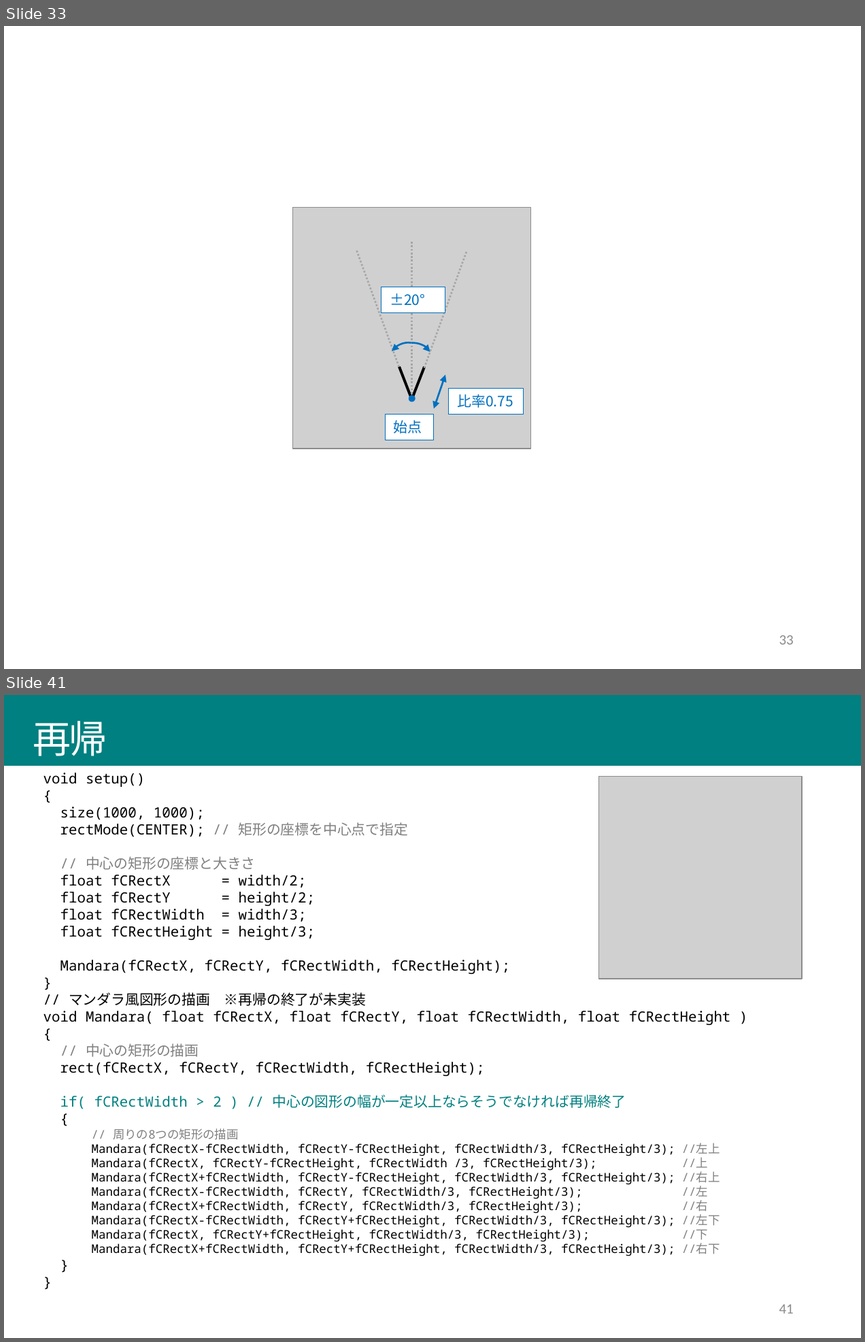
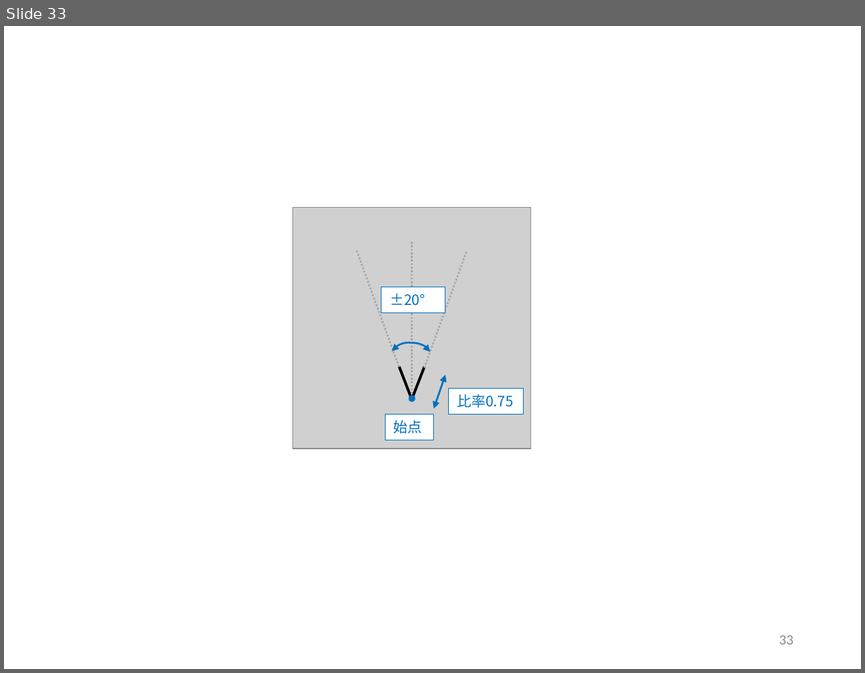
Before and after one commit to afukushimagit/afukushimagit.github.io, a slide deck: images/recursive/図素材.pptx. Shown one above the other, each under a label of ours: slides 33 and 41 before the commit, slide 33 after it; the slides between them are not shown. The pictures are 865x1342 and 865x673 pixels, drawn with LibreOffice and Linux fonts; fonts in the diff are those of the drawing; grey boxes stand for pictures. Boxes give left, top, right and bottom in pixels: in the first picture for what was removed or moved away, otherwise in the second. Text is boxed around its words. In the diff, an @@ line names an element or a change of style, - is before the commit and + after.

```diff
--- a/images/recursive/図素材.pptx
+++ b/images/recursive/図素材.pptx
@@ slide 41 removed at bbox=[4, 695, 861, 1338], background #FFFFFF @@
@@ title removed at bbox=[4, 695, 861, 765] @@
-再帰
@@ text removed at bbox=[43, 773, 731, 1256] @@
-  void setup()
-  {
-  size(1000, 1000);
-  rectMode(CENTER); // 矩形の座標を中心点で指定
-  // 中心の矩形の座標と大きさ
-  float fCRectX = width/2;
-  float fCRectY = height/2;
-  float fCRectWidth = width/3;
-  float fCRectHeight = height/3;
-  Mandara(fCRectX, fCRectY, fCRectWidth, fCRectHeight);
-  }
-  // マンダラ風図形の描画 ※再帰の終了が未実装
-  void Mandara( float fCRectX, float fCRectY, float fCRectWidth, float fCRectHeight )
-  {
-  // 中心の矩形の描画
-  rect(fCRectX, fCRectY, fCRectWidth, fCRectHeight);
-  if( fCRectWidth > 2 ) // 中心の図形の幅が一定以上ならそうでなければ再帰終了
-  {
-    // 周りの8つの矩形の描画
-    Mandara(fCRectX-fCRectWidth, fCRectY-fCRectHeight, fCRectWidth/3, fCRectHeight/3); //左上
-    Mandara(fCRectX, fCRectY-fCRectHeight, fCRectWidth /3, fCRectHeight/3); //上
-    Mandara(fCRectX+fCRectWidth, fCRectY-fCRectHeight, fCRectWidth/3, fCRectHeight/3); //右上
-    Mandara(fCRectX-fCRectWidth, fCRectY, fCRectWidth/3, fCRectHeight/3); //左
-    Mandara(fCRectX+fCRectWidth, fCRectY, fCRectWidth/3, fCRectHeight/3); //右
-    Mandara(fCRectX-fCRectWidth, fCRectY+fCRectHeight, fCRectWidth/3, fCRectHeight/3); //左下
-    Mandara(fCRectX, fCRectY+fCRectHeight, fCRectWidth/3, fCRectHeight/3); //下
-    Mandara(fCRectX+fCRectWidth, fCRectY+fCRectHeight, fCRectWidth/3, fCRectHeight/3); //右下
-  }
-  }
@@ picture removed at bbox=[598, 777, 802, 979] @@
@@ page number removed at bbox=[779, 1304, 793, 1313] @@
-41
```
Also in this commit, not shown: 2 slides added, 7 other slides removed, 16 other files.
